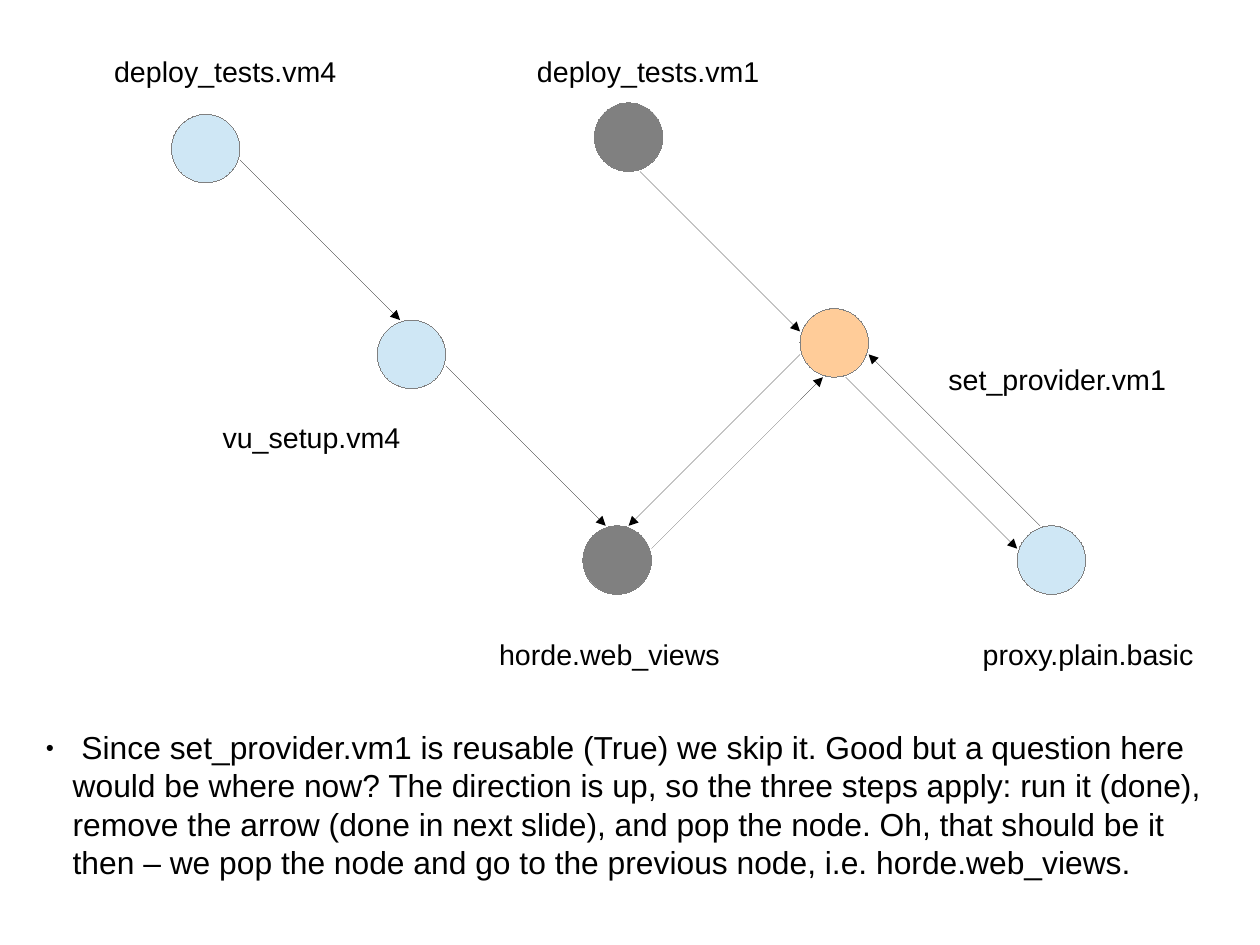
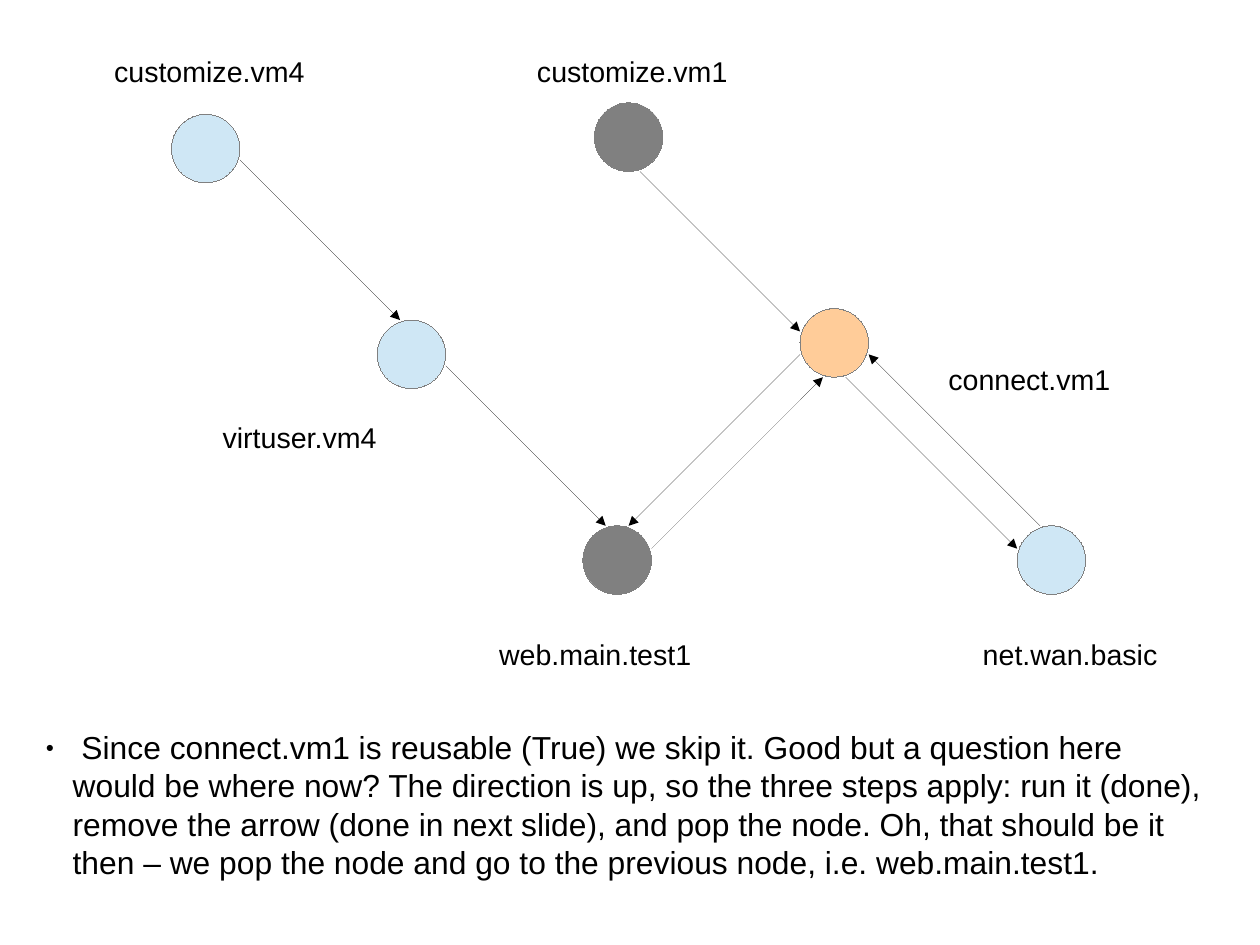
Before and after one commit to intra2net/avocado-i2n, a slide deck: slide 23 of doc/test_traversal_algorithm.odp. Drawn at 1260x945 pixels with LibreOffice and Linux fonts; fonts in the diff are those of the drawing. Boxes give left, top, right and bottom in pixels: in the first picture for what was removed or moved away, otherwise in the second. Text is boxed around its words. In the diff, an @@ line names an element or a change of style, - is before the commit and + after.

```diff
--- a/doc/test_traversal_algorithm.odp
+++ b/doc/test_traversal_algorithm.odp
@@ text at (x1=114, y1=61, x2=304, y2=83): text changed @@
-deploy_tests.vm4
+customize.vm4
@@ text at (x1=537, y1=61, x2=727, y2=83): text changed @@
-deploy_tests.vm1
+customize.vm1
@@ text at (x1=948, y1=370, x2=1110, y2=391): text changed @@
-set_provider.vm1
+connect.vm1
@@ text at (x1=223, y1=427, x2=377, y2=449): text changed @@
-vu_setup.vm4
+virtuser.vm4
@@ text at (x1=499, y1=644, x2=691, y2=666): text changed @@
-horde.web_views
+web.main.test1
@@ text at (x1=983, y1=644, x2=1158, y2=666): text changed @@
-proxy.plain.basic
+net.wan.basic
@@ text at (x1=73, y1=736, x2=1201, y2=879): text changed @@
-● Since set_provider.vm1 is reusable (True) we skip it. Good but a question here would be where now? The direction is up, so the three steps apply: run it (done), remove the arrow (done in next slide), and pop the node. Oh, that should be it then – we pop the node and go to the previous node, i.e. horde.web_views.
+● Since connect.vm1 is reusable (True) we skip it. Good but a question here would be where now? The direction is up, so the three steps apply: run it (done), remove the arrow (done in next slide), and pop the node. Oh, that should be it then – we pop the node and go to the previous node, i.e. web.main.test1.
```
Also in this commit, not shown: 30 other slides changed, 1 other file.
